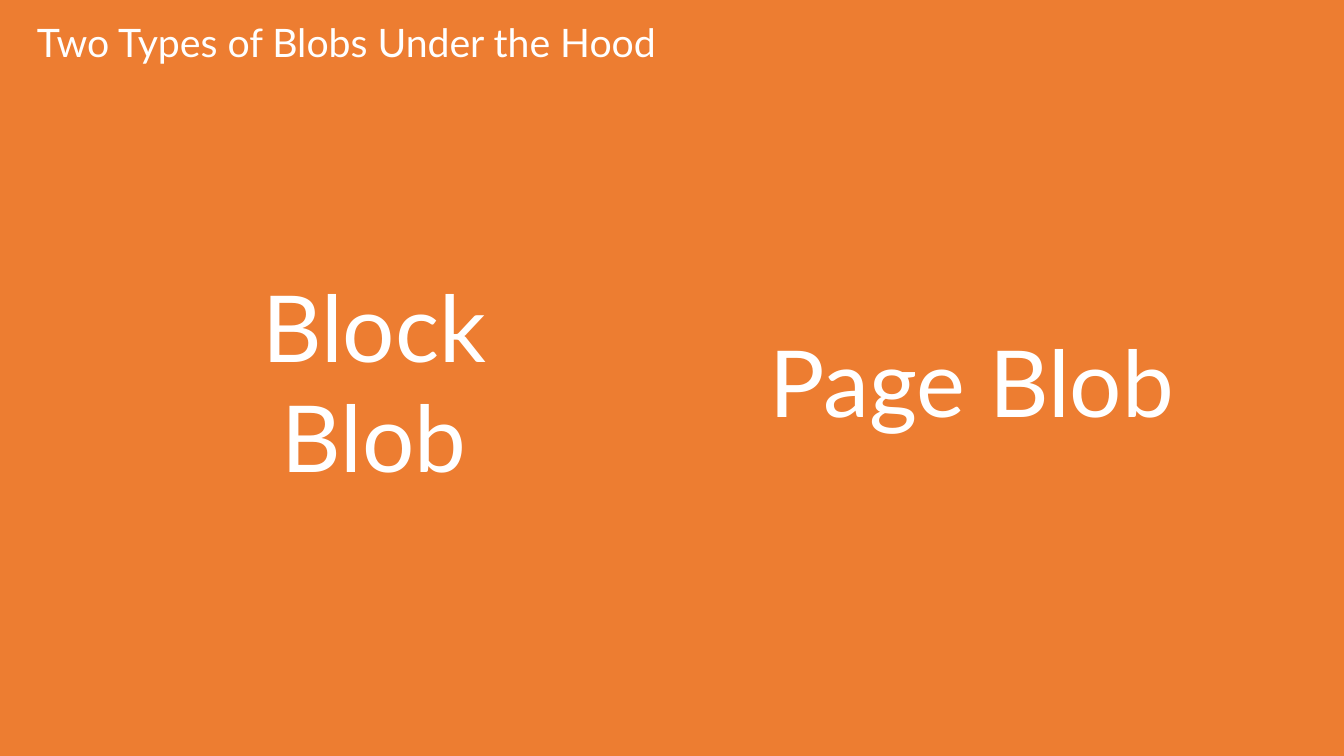
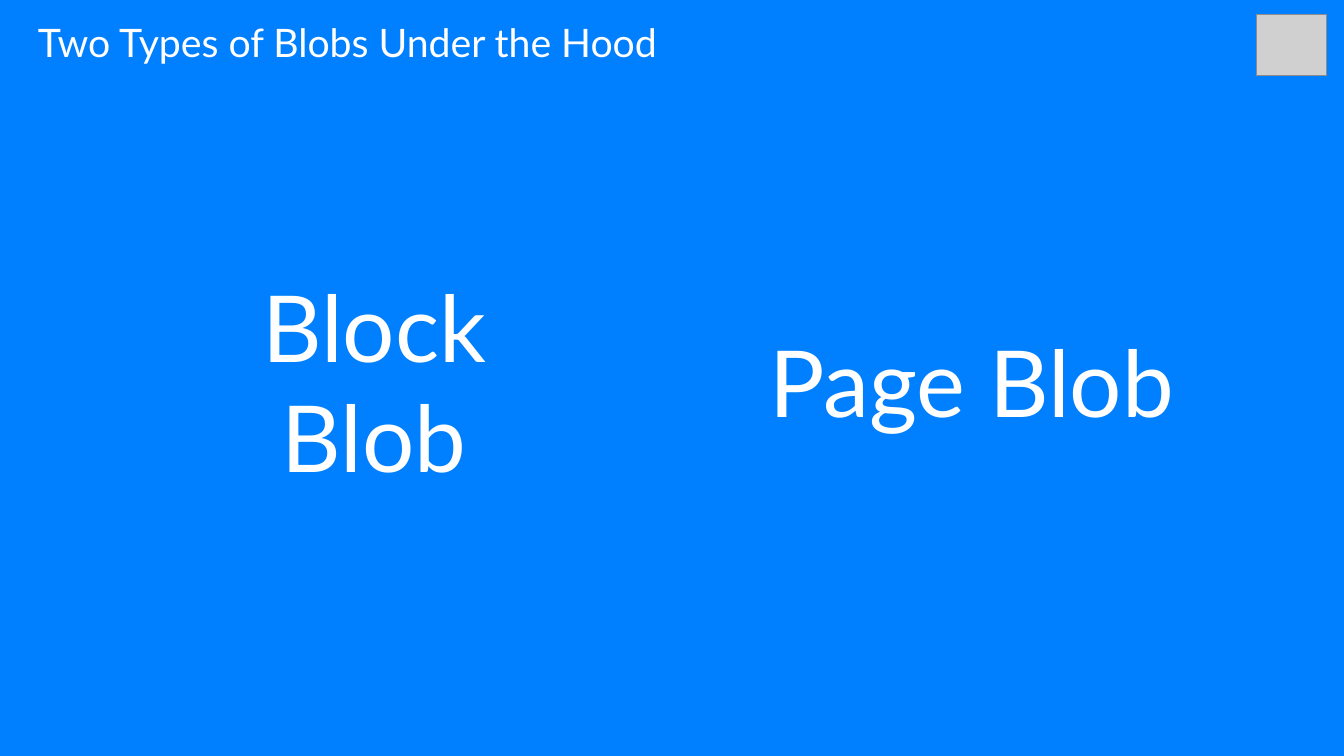
Before and after one commit to sack212/BasicAzureCamp, a slide deck: slide 6 of Data-Storage/Data-Storage.pptx (slide 20 before the commit). Drawn at 1344x756 pixels with LibreOffice and Linux fonts; fonts in the diff are those of the drawing; grey boxes stand for pictures. Boxes give left, top, right and bottom in pixels: in the first picture for what was removed or moved away, otherwise in the second. Text is boxed around its words. In the diff, an @@ line names an element or a change of style, - is before the commit and + after.

```diff
--- a/Data-Storage/Data-Storage.pptx
+++ b/Data-Storage/Data-Storage.pptx
@@ background #ED7D31 to #007FFF @@
@@ picture added at (1256, 14, 1327, 76) @@
```
Also in this commit, not shown: 13 other slides changed, 7 slides added, 1 slide removed.
